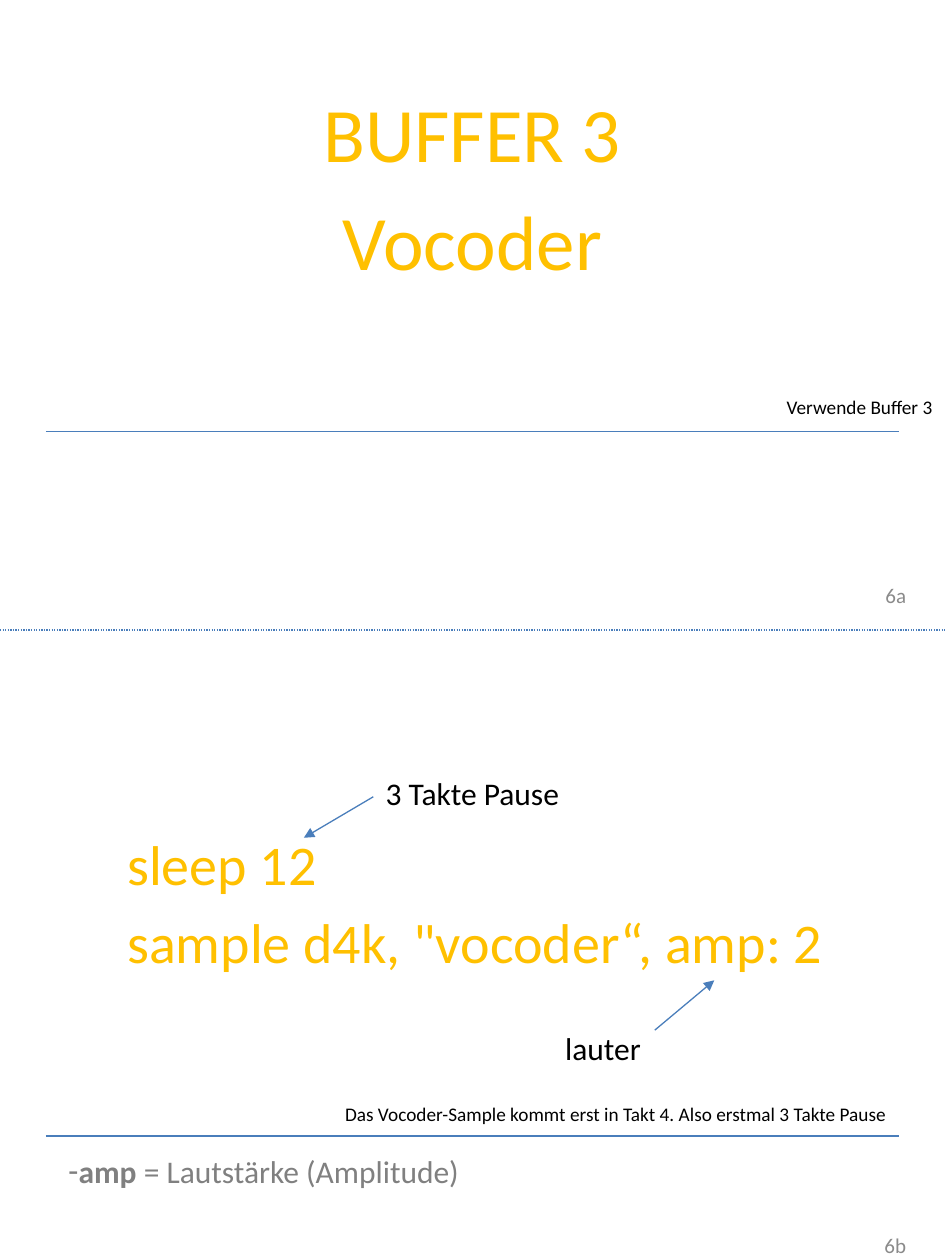
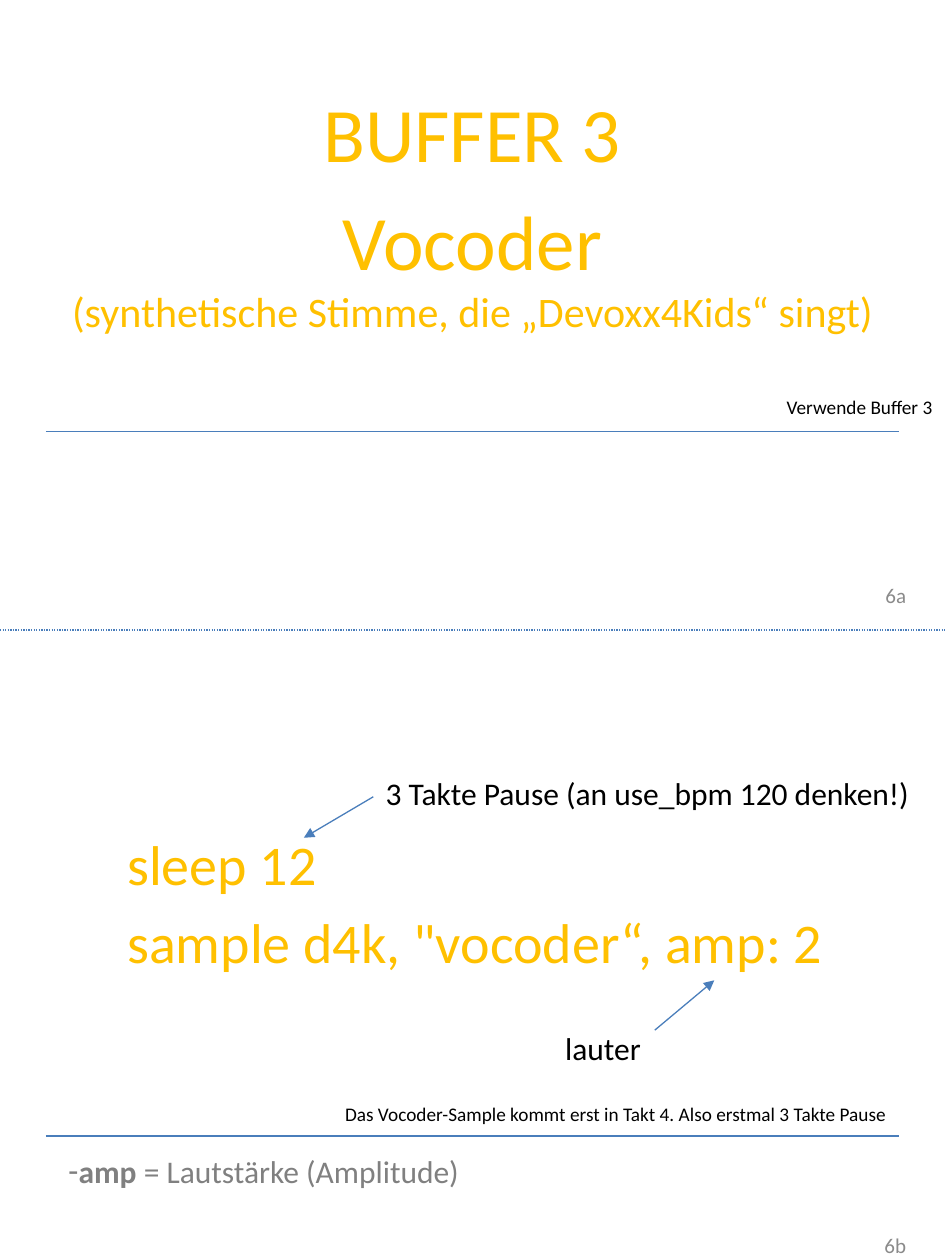
Before and after one commit to Devoxx4KidsDE/SonicPI, a slide deck: slide 6 of presentation/de/SonicPI_jingle_de.pptx. Drawn at 945x1260 pixels with LibreOffice and Linux fonts; fonts in the diff are those of the drawing; background and template pictures are left out. Boxes give left, top, right and bottom in pixels: in the first picture for what was removed or moved away, otherwise in the second. Text is boxed around its words. In the diff, an @@ line names an element or a change of style, - is before the commit and + after.

```diff
--- a/presentation/de/SonicPI_jingle_de.pptx
+++ b/presentation/de/SonicPI_jingle_de.pptx
@@ text at bbox=[72, 216, 873, 335]: text changed; size 44 to 24 pt @@
-Vocoder
+Vocoder
+(synthetische Stimme, die „Devoxx4Kids“ singt)
@@ text at bbox=[386, 782, 909, 810]: text changed @@
-3 Takte Pause
+3 Takte Pause (an use_bpm 120 denken!)
```
Also in this commit, not shown: 2 other slides changed, 5 other files.
